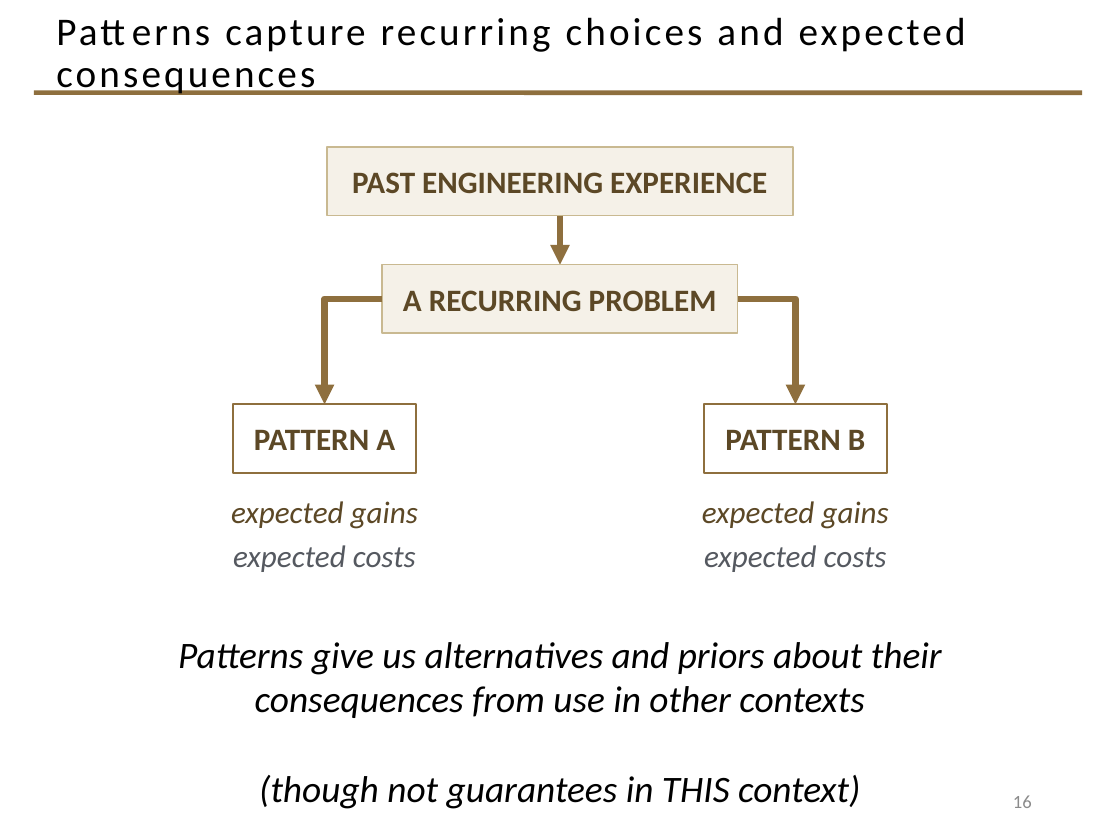
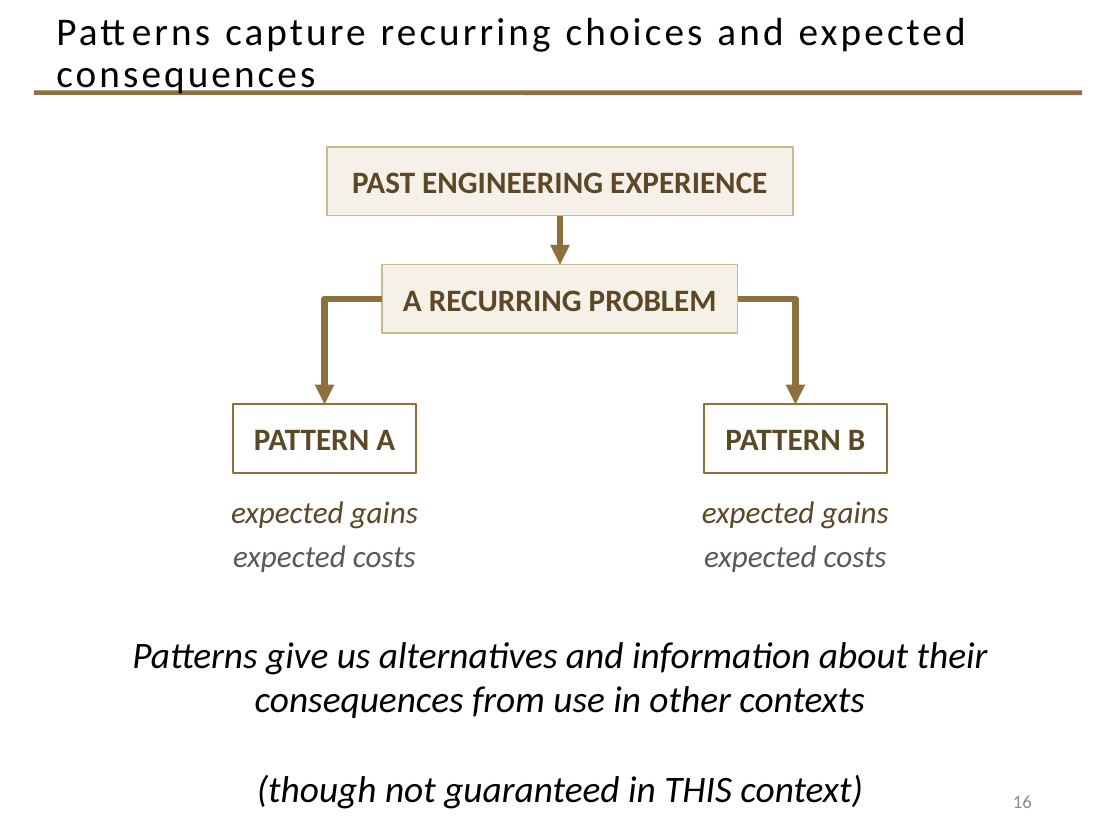
Before and after one commit to davisjam/model-based-agentic-software-engineering, a slide deck: slide 16 of course/lectures/act-1-foundations/06-architecture/1-6-Architecture.pptx. Drawn at 1120x840 pixels with LibreOffice and Linux fonts; fonts in the diff are those of the drawing; background and template pictures are left out. Boxes give left, top, right and bottom in pixels: in the first picture for what was removed or moved away, otherwise in the second. Text is boxed around its words. In the diff, an @@ line names an element or a change of style, - is before the commit and + after.

```diff
--- a/course/lectures/act-1-foundations/06-architecture/1-6-Architecture.pptx
+++ b/course/lectures/act-1-foundations/06-architecture/1-6-Architecture.pptx
@@ text at [132, 642, 988, 809]: text changed @@
-Patterns give us alternatives and priors about their consequences from use in other contexts
-(though not guarantees in THIS context)
+Patterns give us alternatives and information about their consequences from use in other contexts
+(though not guaranteed in THIS context)
```
Also in this commit, not shown: 9 other slides changed, 1 other file.
